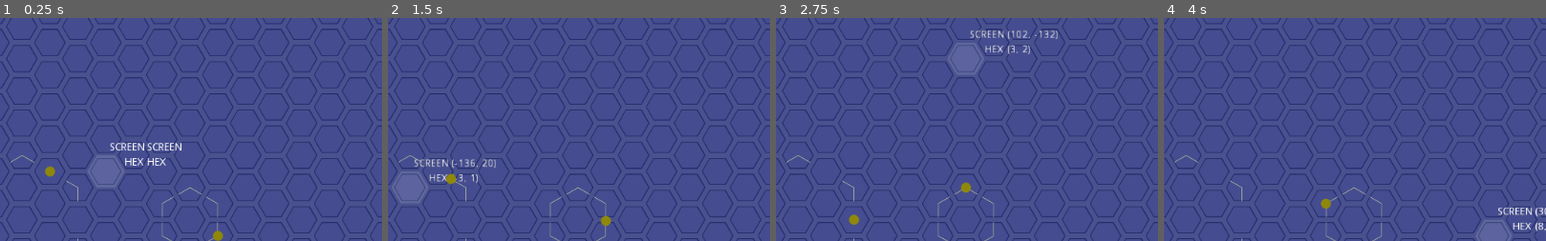
Above: before the commit, frames 1-4 (left to right).
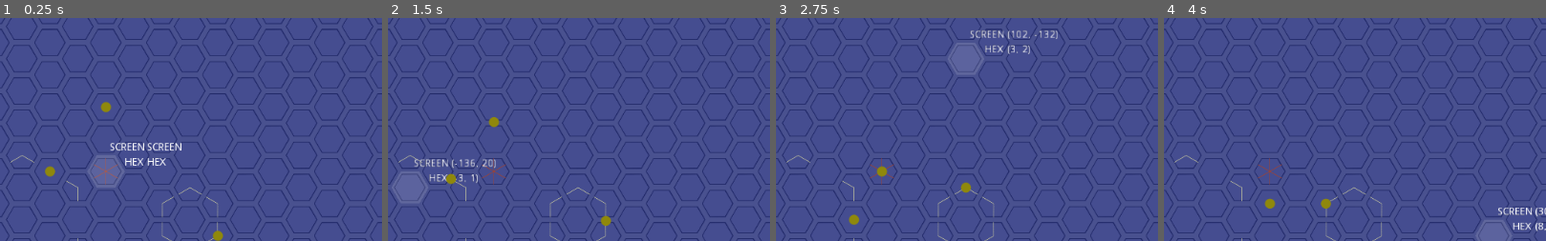
Above: after the commit, the same moments.

Repository: dareludum/ld45
Game: Godot game, scene res://Main.tscn
Two runs of this game, one before a commit and one after it. Both use one fixed random seed, a clock stepped at 60 frames per second and the inputs below.
Inputs (mouse positions are % of the whole screen's width and height, from its top left):
- Up to frame 1 (0.25 s): no input
- Up to frame 2 (1.5 s): tap Enter at 0.5 s; move the mouse to (72, 45) at 0.52 s; click (72, 45) at 0.67 s; tap Space (sim_start_pause) at 1.25 s; drag from (30, 55) to (50, 50) at 1.27 s
- Up to frame 3 (2.75 s): move the mouse to (60, 28) at 2.02 s; click (60, 28) at 2.17 s
- Up to frame 4 (4 s): drag from (45, 70) to (20, 35) at 2.77 s; move the mouse to (80, 65) at 3.52 s; click (80, 65) at 3.67 s
The pictures show only the part of the screen within x 36-86%, y 16-66%; the shares and areas given below are measured in that part.

The runs differ from the first frame. In frame 1, 0.2% of the frame differs, in the area x 24-31%, y 37-75%; in frame 2, 0.2%; in frame 3, 0.2%; in frame 4, 0.2%.

Commit message:
Add amplifier

Diff:
--- a/Main.gd
+++ b/Main.gd
@@ -11,6 +11,7 @@
 
 const Ball1 = preload("res://scenes/Ball1.tscn")
 const MirrorScene = preload("res://scenes/Mirror.tscn")
+const AmplifierScene = preload("res://scenes/Amplifier.tscn")
 
 var hex_grid = HexGrid.new()
 
@@ -66,6 +67,10 @@
 			dir = mirror.cell.rotate_direction_cw(dir)
 			i += 1
 
+	var amplifier = AmplifierScene.instance()
+	amplifier.init(hex_grid, HexCell.new(Vector3.ZERO), HexCell.DIR_SE)
+	$CellHolder.add_child(amplifier)
+
 	# TESTING CODE END
 
 	sim_stop() # TODO: remove, for now it just sets up the testing config
@@ -120,6 +125,10 @@
 	var b1 = Ball1.instance()
 	b1.init(hex_grid, HexCell.DIR_SE * 4, HexCell.DIR_N)
 	$BallHolder.add_child(b1)
+
+	var amp_ball = Ball1.instance()
+	amp_ball.init(hex_grid, HexCell.new(HexCell.DIR_N + HexCell.DIR_N), HexCell.DIR_S)
+	$BallHolder.add_child(amp_ball)
 
 	# TESTING CODE END
 
--- /dev/null
+++ b/scenes/Amplifier.tscn
@@ -0,0 +1,11 @@
+[gd_scene load_steps=3 format=2]
+
+[ext_resource path="res://scripts/Amplifier.gd" type="Script" id=1]
+[ext_resource path="res://images/amplifier.png" type="Texture" id=2]
+
+[node name="Amplifier" type="Node2D"]
+scale = Vector2( 0.33, 0.33 )
+script = ExtResource( 1 )
+
+[node name="Sprite" type="Sprite" parent="."]
+texture = ExtResource( 2 )
--- /dev/null
+++ b/scripts/Amplifier.gd
@@ -0,0 +1 @@
+extends BaseCell
Binary file added: images/amplifier.png
Not shown, added: images/amplifier.png.import
Not shown, added: images/amplifier.kra
